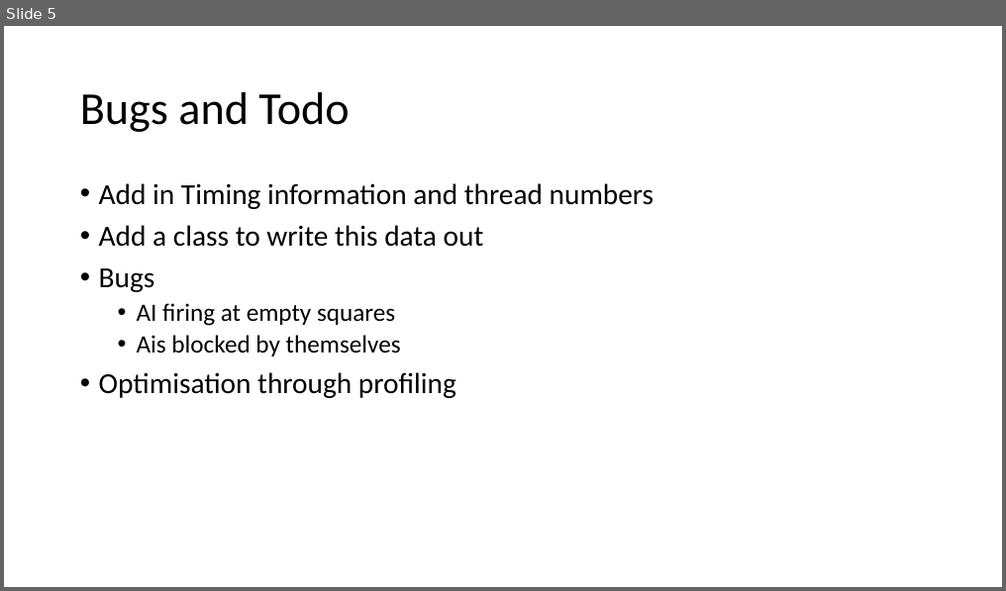
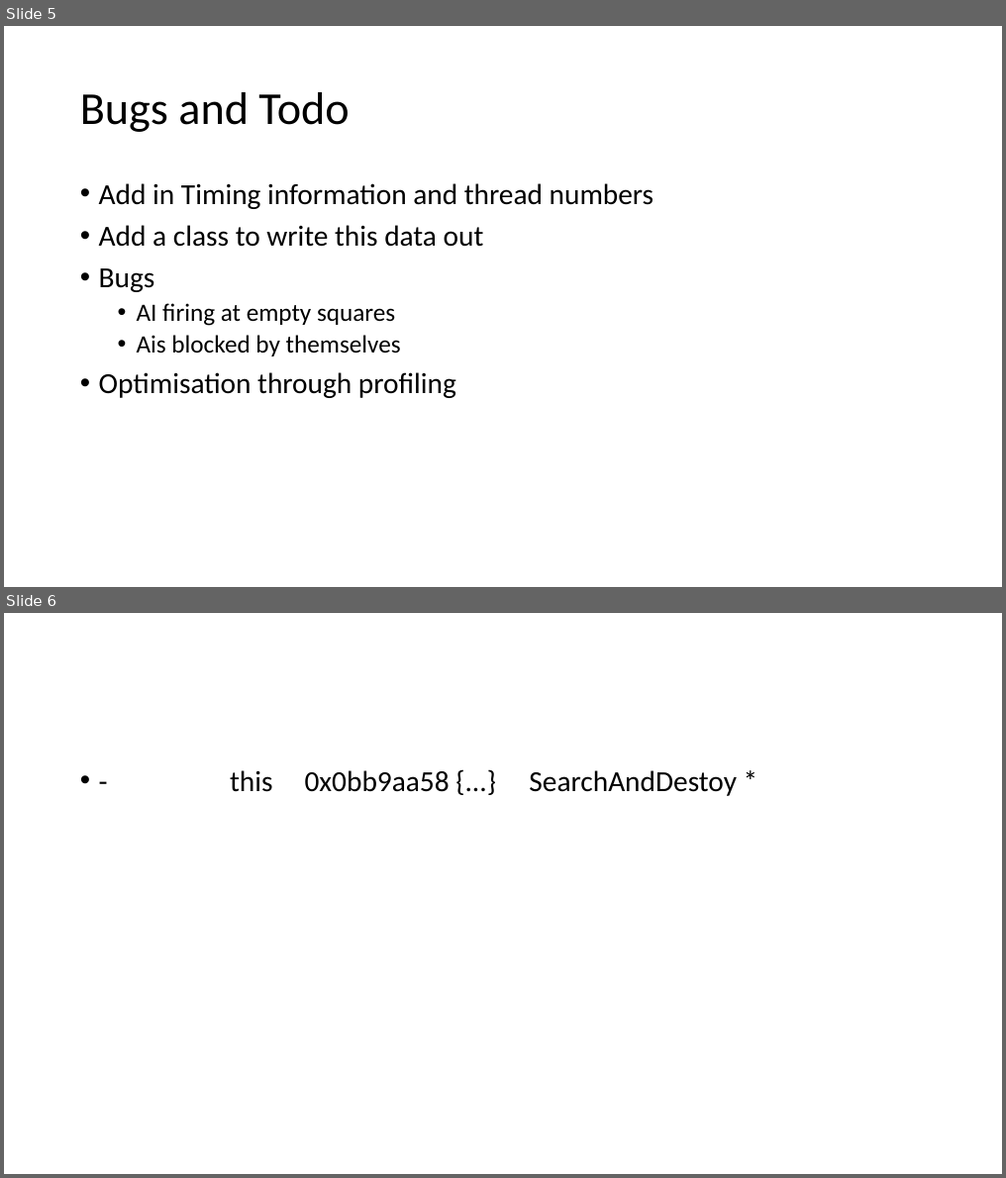
Before and after one commit to jammy2232/CMP202, a slide deck: documentation/Coursework.pptx. Shown one above the other, each under a label of ours: slide 5 before the commit, slides 5 and 6 after it. The pictures are 1006x591 and 1006x1178 pixels, drawn with LibreOffice and Linux fonts; fonts in the diff are those of the drawing. Boxes give left, top, right and bottom in pixels: in the first picture for what was removed or moved away, otherwise in the second. Text is boxed around its words. In the diff, an @@ line names an element or a change of style, - is before the commit and + after.

```diff
--- a/documentation/Coursework.pptx
+++ b/documentation/Coursework.pptx
@@ slide 6 added at [4,613,1002,1174], background #FFFFFF @@
@@ text added at [230,770,737,796], 28 pt, text #000000 @@
+• - this 0x0bb9aa58 {...} SearchAndDestoy *
```
Also in this commit, not shown: 33 other files.
